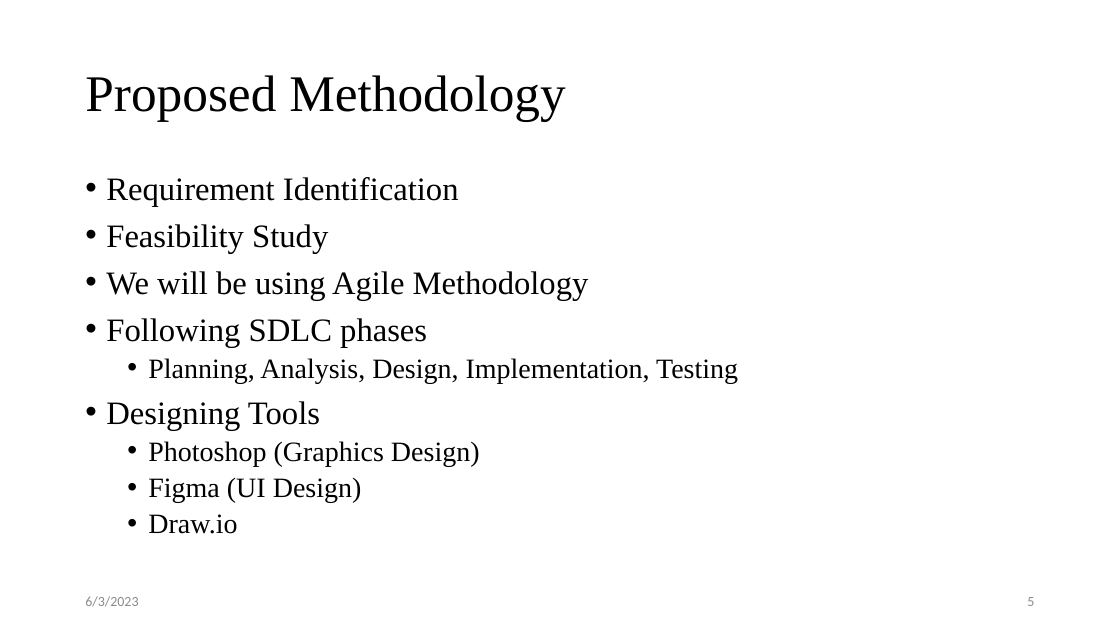
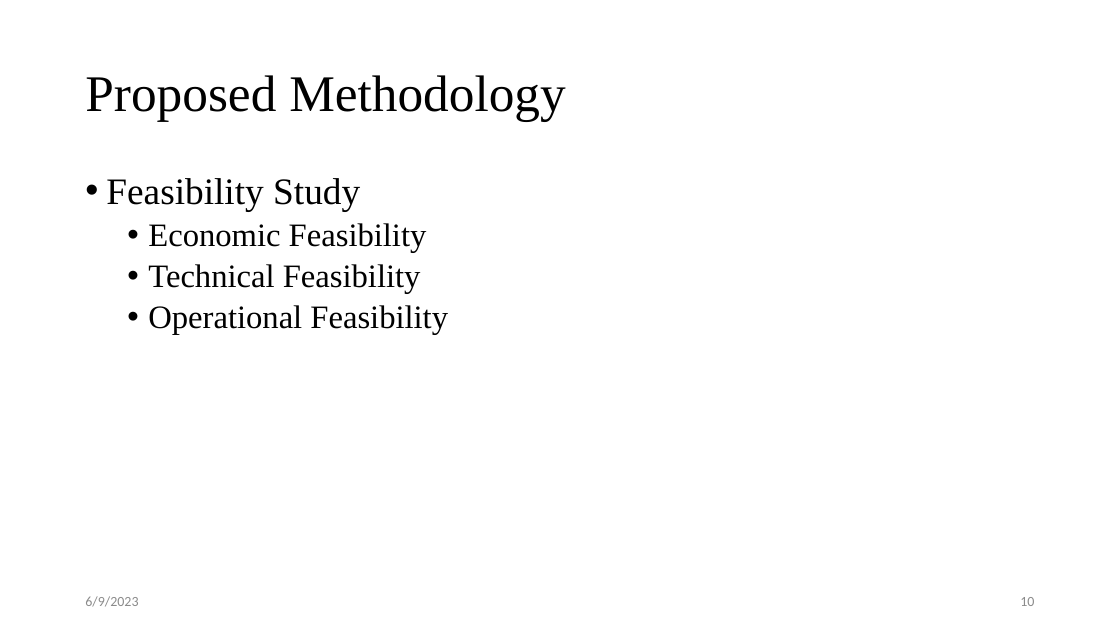
Before and after one commit to sushantbramhacharya/CodeConnect, a slide deck: slide 11 of Defense of Project Slides.pptx (slide 6 before the commit). Drawn at 1120x630 pixels with LibreOffice and Linux fonts; fonts in the diff are those of the drawing. Boxes give left, top, right and bottom in pixels: in the first picture for what was removed or moved away, otherwise in the second. Text is boxed around its words. In the diff, an @@ line names an element or a change of style, - is before the commit and + after.

```diff
--- a/Defense of Project Slides.pptx
+++ b/Defense of Project Slides.pptx
@@ text at box(106, 177, 459, 206): paragraph removed @@
-• Requirement Identification
@@ text at box(106, 178, 360, 211): size 28 to 32 pt in "Feasibility Study" @@
@@ text at box(148, 223, 448, 334): text changed; size 24 to 28 pt @@
-• We will be using Agile Methodology
-• Following SDLC phases
-  • Planning, Analysis, Design, Implementation, Testing
-• Designing Tools
-  • Photoshop (Graphics Design)
-  • Figma (UI Design)
-  • Draw.io
+  • Economic Feasibility
+  • Technical Feasibility
+  • Operational Feasibility
@@ text at box(85, 596, 138, 607): text changed @@
-6/3/2023
+6/9/2023
@@ page number at box(1020, 597, 1034, 606): text changed @@
-5
+10
```
Also in this commit, not shown: 9 other slides changed, 13 slides added, 8 other files.
